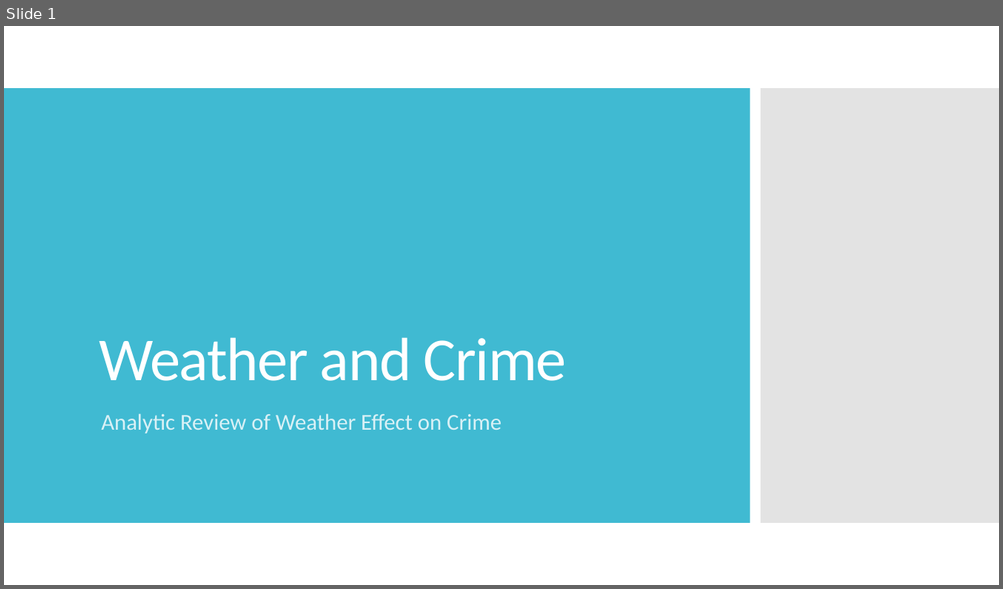
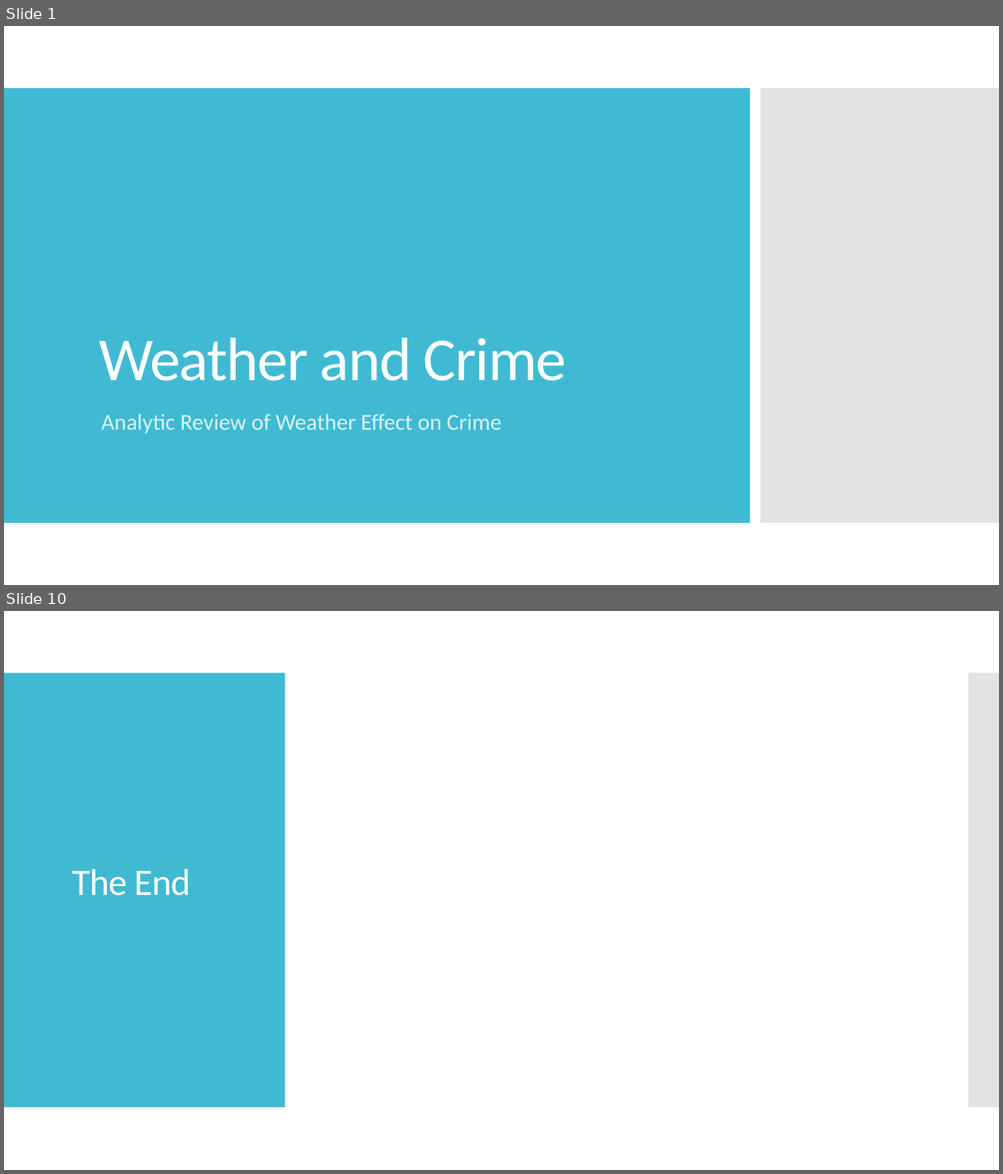
Before and after one commit to minxstm/Bootcamp_Project_1, a slide deck: Weather and Crime Data Analysis Presentation.pptx. Shown one above the other, each under a label of ours: slide 1 before the commit, slides 1 and 10 after it; the slides between them are not shown. The pictures are 1003x589 and 1003x1174 pixels, drawn with LibreOffice and Linux fonts; fonts in the diff are those of the drawing. Boxes give left, top, right and bottom in pixels: in the first picture for what was removed or moved away, otherwise in the second. Text is boxed around its words. In the diff, an @@ line names an element or a change of style, - is before the commit and + after.

```diff
--- a/Weather and Crime Data Analysis Presentation.pptx
+++ b/Weather and Crime Data Analysis Presentation.pptx
@@ slide 10 added at bbox=[4, 611, 999, 1170], background #FFFFFF @@
@@ rectangle added at bbox=[4, 673, 285, 1108], fill #40BAD2 @@
@@ rectangle added at bbox=[968, 673, 999, 1108], fill #C8C8C8 at 50% opacity @@
@@ title added at bbox=[72, 869, 190, 896], 36 pt, text #FFFFFF @@
+The End
```
Also in this commit, not shown: 1 slide changed, 7 other slides added, 6 slides removed.
